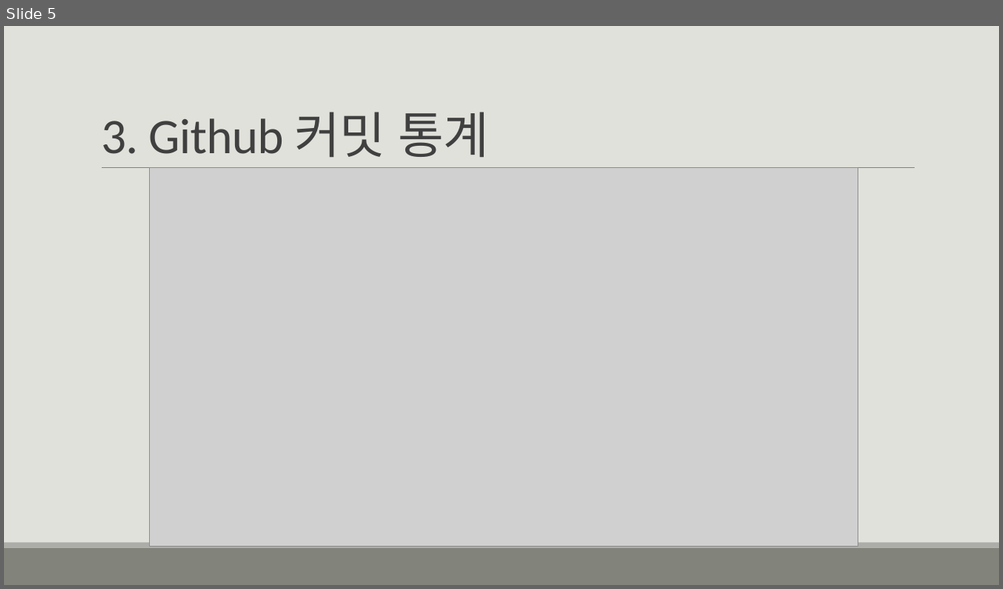
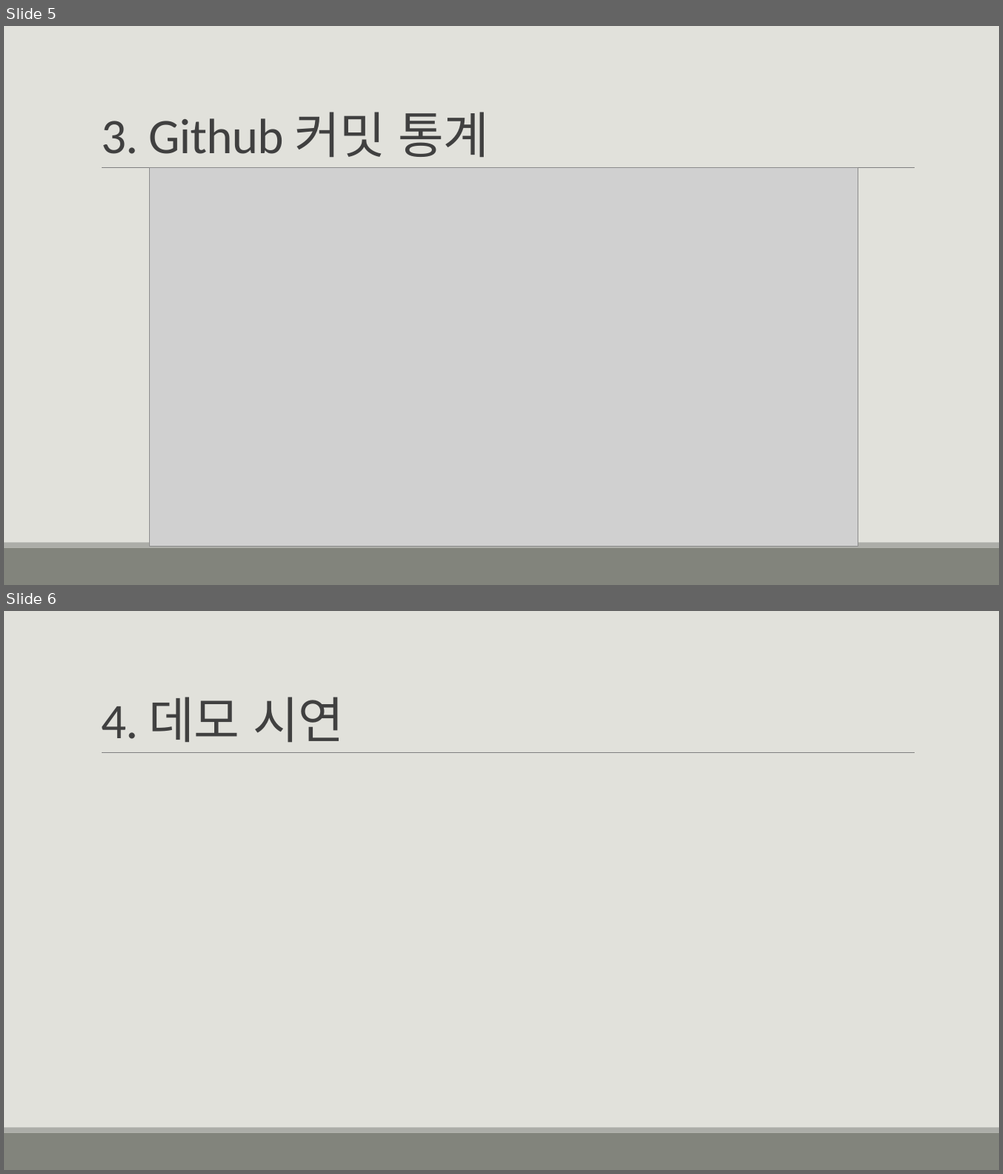
Before and after one commit to dev-kkyu/2DGP_TermProject, a slide deck: 2DGP 텀프로젝트 2차발표.pptx. Shown one above the other, each under a label of ours: slide 5 before the commit, slides 5 and 6 after it. The pictures are 1003x589 and 1003x1174 pixels, drawn with LibreOffice and Linux fonts; fonts in the diff are those of the drawing; grey boxes stand for pictures. Boxes give left, top, right and bottom in pixels: in the first picture for what was removed or moved away, otherwise in the second. Text is boxed around its words. In the diff, an @@ line names an element or a change of style, - is before the commit and + after.

```diff
--- a/2DGP 텀프로젝트 2차발표.pptx
+++ b/2DGP 텀프로젝트 2차발표.pptx
@@ slide 6 added at (4, 611, 999, 1170), background #E1E1DB; not listed: 3 template elements that a slide beside it also shows @@
@@ title added at (101, 697, 344, 743), 48 pt, text #404040 @@
+4. 데모 시연
```
Also in this commit, not shown: 1 slide changed, 1 other file.
